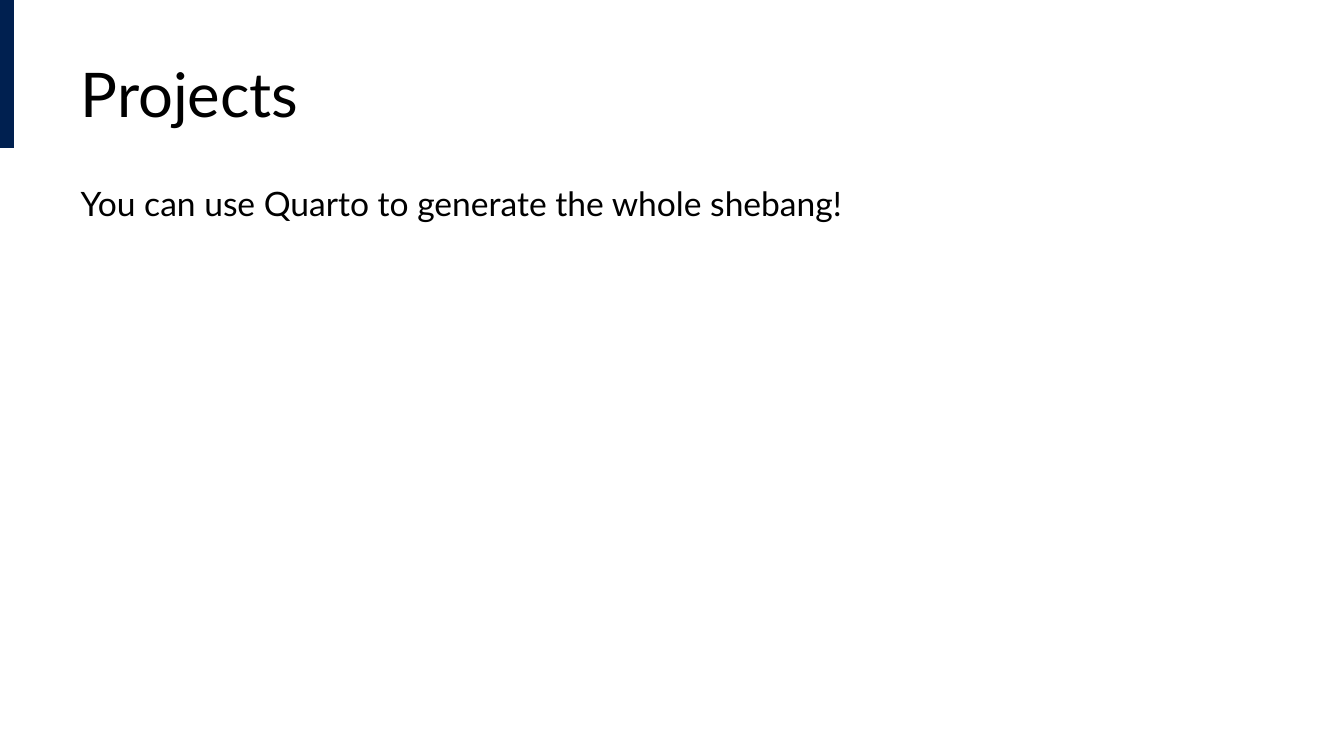
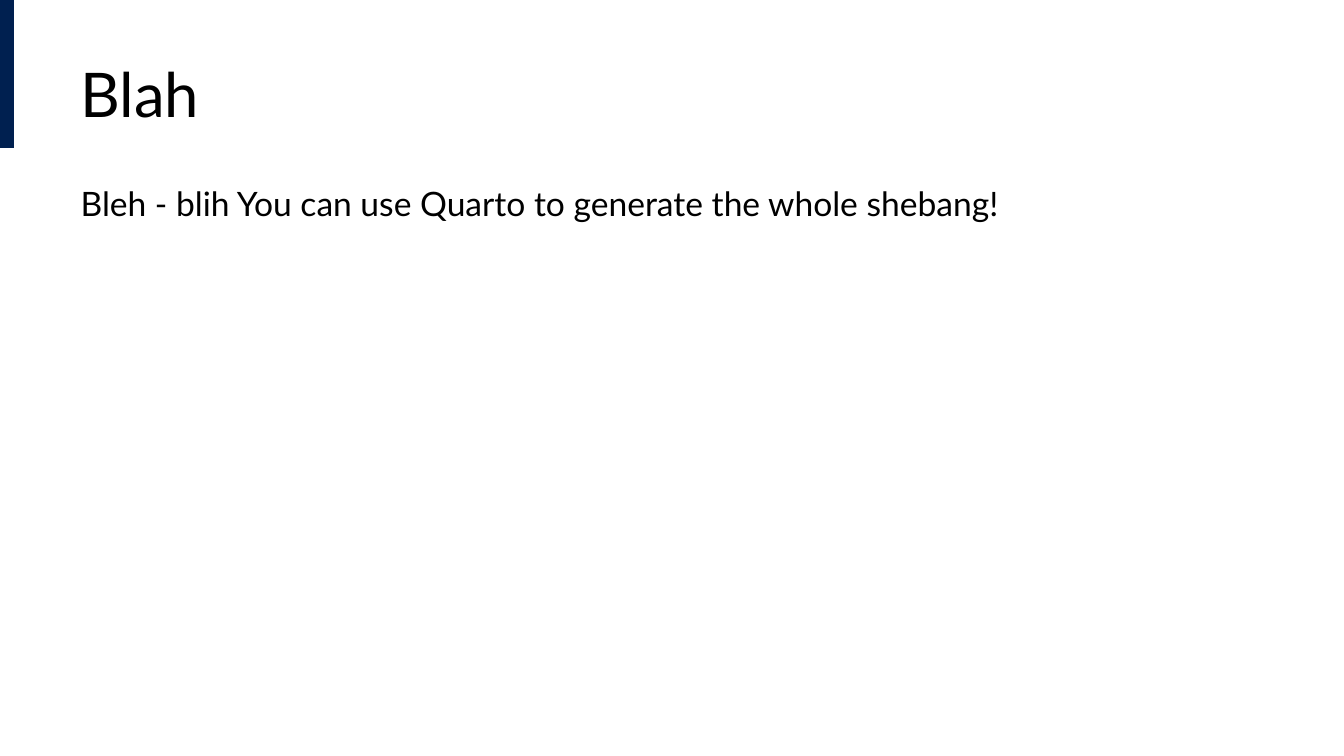
Before and after one commit to lucas-a-meyer/using-quarto, a slide deck: slide 28 of docs/presentation.pptx (slide 31 before the commit). Drawn at 1344x756 pixels with LibreOffice and Linux fonts; fonts in the diff are those of the drawing. Boxes give left, top, right and bottom in pixels: in the first picture for what was removed or moved away, otherwise in the second. Text is boxed around its words. In the diff, an @@ line names an element or a change of style, - is before the commit and + after.

```diff
--- a/docs/presentation.pptx
+++ b/docs/presentation.pptx
@@ title at box(81, 71, 200, 118): text changed @@
-Projects
+Blah
@@ text at box(81, 191, 999, 222): text changed @@
-You can use Quarto to generate the whole shebang!
+Bleh - blih You can use Quarto to generate the whole shebang!
```
Also in this commit, not shown: 18 other slides changed, 8 slides added, 11 slides removed, 43 other files.
